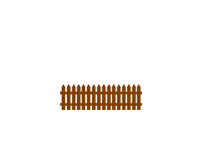
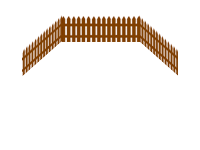
Revision of a layered w=200, h=150 image; what changed, layer by layer:
showed "top right", painted on it over [135, 15, 178, 76]
showed "top left", painted on it over [22, 15, 63, 76]
showed "top", painted on it over [60, 16, 142, 42]
hid "bottom", painted on it over [60, 84, 142, 110]
